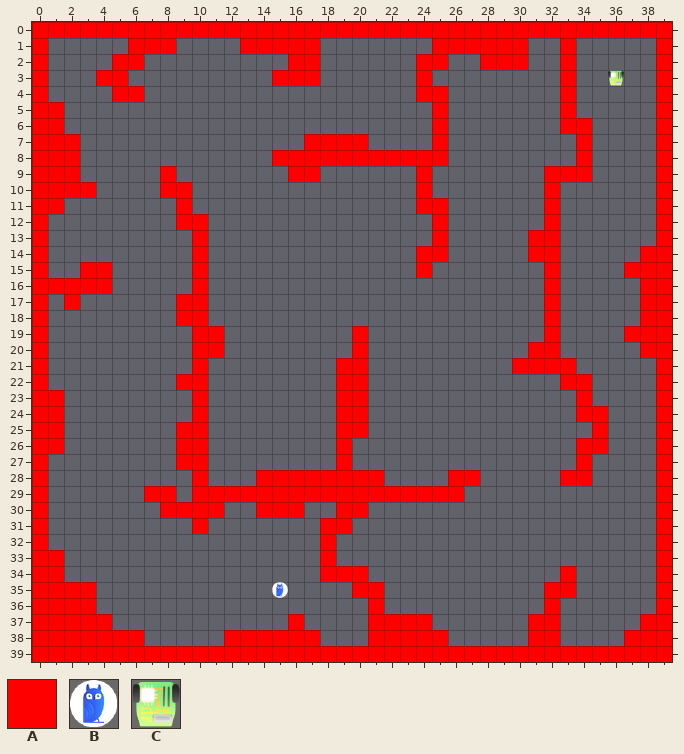
Two states of a Tiled map (JSON), src/map/level_2.tmj. The picture above was drawn from the file before the commit.
Cells are 64x64 px. Shown: x 0..39, y 0..39.
Key: from "tile": A 0, B 6, C 11.
_ is an empty cell.
Layer "Tile Layer 1" before, first column x 0:
 0 AAAAAAAAAAAAAAAAAAAAAAAAAAAAAAAAAAAAAAAA
 1 A_____AAA____AAAAA_______AAAAAA__A_____A
 2 A____AA_________AA______AA__AAA__A_____A
 3 A___AA_________AAA______A________A__C__A
 4 A____AA_________________AA_______A_____A
 5 AA_______________________A_______A_____A
 6 AA_______________________A_______AA____A
 7 AAA______________AAAA____A________A____A
 8 AAA____________AAAAAAAAAAA________A____A
 9 AAA_____A_______AA______A_______AAA____A
10 AAAA____AA______________A_______A______A
11 AA_______A______________AA______A______A
12 A________AA______________A______A______A
13 A_________A______________A_____AA______A
14 A_________A_____________AA_____AA_____AA
15 A__AA_____A_____________A_______A____AAA
16 AAAAA_____A_____________________A_____AA
17 A_A______AA_____________________A_____AA
18 A________AA_____________________A_____AA
19 A_________AA________A___________A____AAA
20 A_________AA________A__________AA_____AA
21 A_________A________AA_________AAAA_____A
22 A________AA________AA____________AA____A
23 AA________A________AA_____________A____A
24 AA________A________AA_____________AA___A
25 AA_______AA________AA______________A___A
26 AA_______AA________A______________AA___A
27 A________AA________A______________A____A
28 A_________A___AAAAAAAA____AA_____AA____A
29 A______AA_AAAAAAAAAAAAAAAAA____________A
30 A_______AAAA__AAA__AA__________________A
31 A_________A_______AA___________________A
32 A_________________A____________________A
33 AA________________A____________________A
34 AA________________AAA____________A_____A
35 AAAA___________B____AA__________AA_____A
36 AAAA_________________A__________A______A
37 AAAAA___________A____AAAA______AA_____AA
38 AAAAAAA_____AAAAAA___AAAAA_____AA____AAA
39 AAAAAAAAAAAAAAAAAAAAAAAAAAAAAAAAAAAAAAAA
New version:
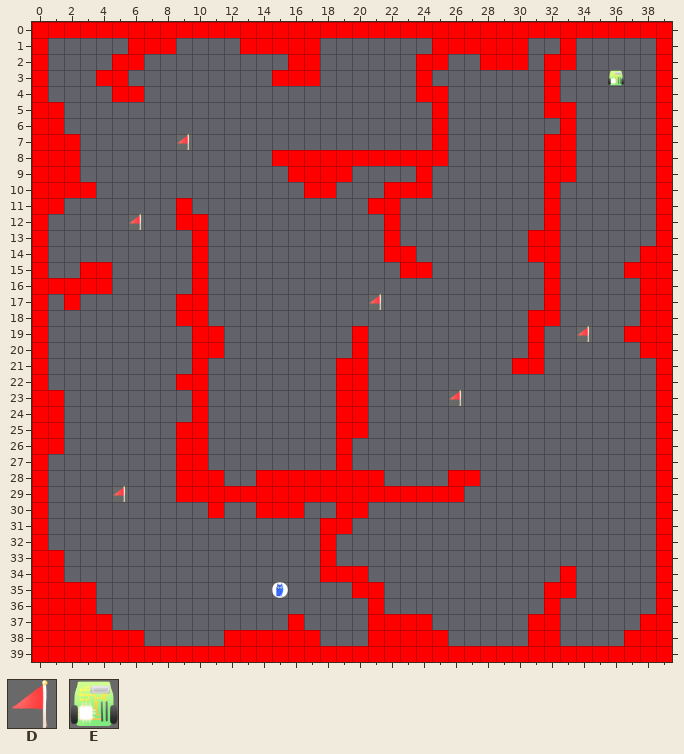
Further tiles: from "tile": D 7, E 9.
Diff:
Layer "Tile Layer 1":
Tile A is added in rows 2 to 5 at x 32; in rows 7 to 8 at x 32 to 33; in row 9 at x 18 to 19; in row 10 at x 17 to 18 and 22 to 23; in row 11 at x 21 to 22; in rows 12 to 13 at x 22.
Tile A is added in row 14 at x 22 to 23; in row 15 at x 23; in rows 18 to 19 at x 31; in row 28 at x 9 and 11; in row 29 at x 9.
Tile D is added in row 7 at x 9; in row 12 at x 6; in row 17 at x 21; in row 19 at x 34; in row 23 at x 26; in row 29 at x 5.
Tile E replaces tile C in row 3 at x 36.
The author cleared tile A in rows 3 to 4 at x 33; in row 6 at x 34; in row 7 at x 17 to 20 and 34; in row 8 at x 34; in row 9 at x 8 and 34; in row 10 at x 8 to 9.
The author cleared tile A in row 11 at x 24 to 25; in rows 12 to 13 at x 25; in row 14 at x 24 to 25; in rows 19 to 20 at x 32; in row 21 at x 32 to 33; in row 22 at x 33 to 34.
The author cleared tile A in row 23 at x 34; in row 24 at x 34 to 35; in row 25 at x 35; in row 26 at x 34 to 35; in row 27 at x 34; in row 28 at x 33 to 34.
The author cleared tile A in row 29 at x 7 to 8; in row 30 at x 8 to 10; in row 31 at x 10.
